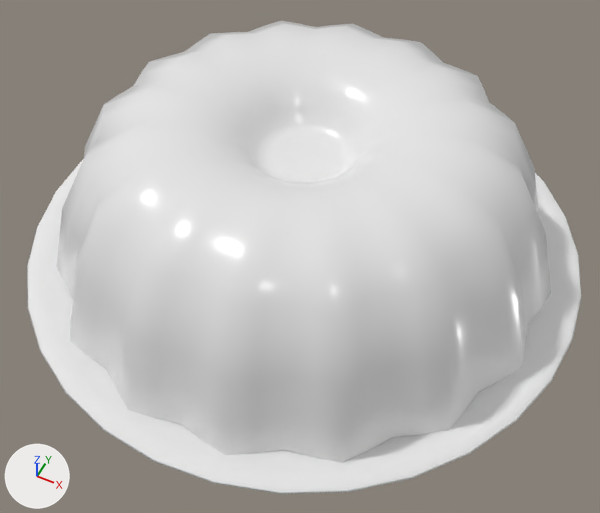
One commit to the FBX model Assets/FBX/Obstacles/CoguTrampoline.fbx: the scene before it, then after it.
Before and after are seen from a 50 mm lens placed at (1.11, -2.25, 2.84), pointed at (0.07, -0.17, 0.25). Arrows for +X, +Y and +Z are at lower left; the lights stay in place. Objects named as collision shapes, trigger or cutter boxes, shadow casters or lower levels of detail are left out. Where no turn or scale is listed for an object, it has been applied to the vertices.

In view in the first picture: 'TrampolineCogu'.
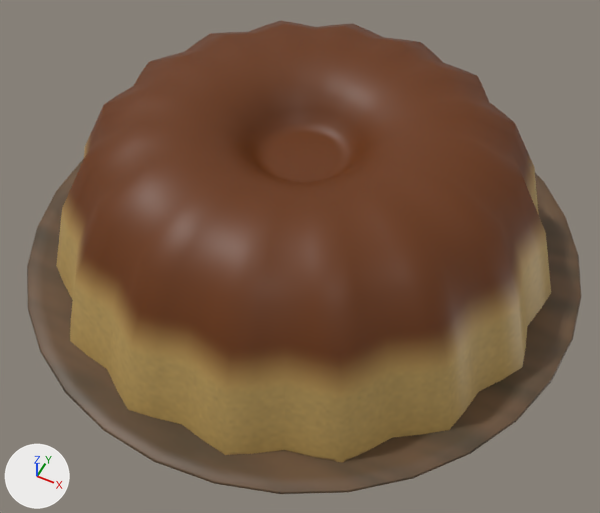
Boxes (x1, y1, x2, y2) around the edits, measured in the pictures (600 x 513 px):
part 1 of me_mesh, recoloured (white to brown)
    both: (56, 21, 551, 463)
part 2 of me_mesh, recoloured (white to brown)
    both: (27, 159, 581, 494)

The edits, one by one:
Picture 'TrampolineColor.png' (img_trampolinecolor_png) is new.
Material 'TESTE' (mat_teste) is new.
Its texture is img_trampolinecolor_png.
me_mesh has 1491 vertices, 1456 faces and spans x -1.2..1.2, y -1.2..1.2, z 0.0..0.82.
me_mesh is used by ob_trampolinecogu; location (0.0, 0.0, 0.0).
me_mesh part 1: all 832 faces that had it switch from mat_pudim (white #e7e7e7) to mat_teste (picture img_trampolinecolor_png).
me_mesh part 2: all 624 faces that had it switch from mat_logmat (white #e7e7e7) to mat_teste (picture img_trampolinecolor_png).
